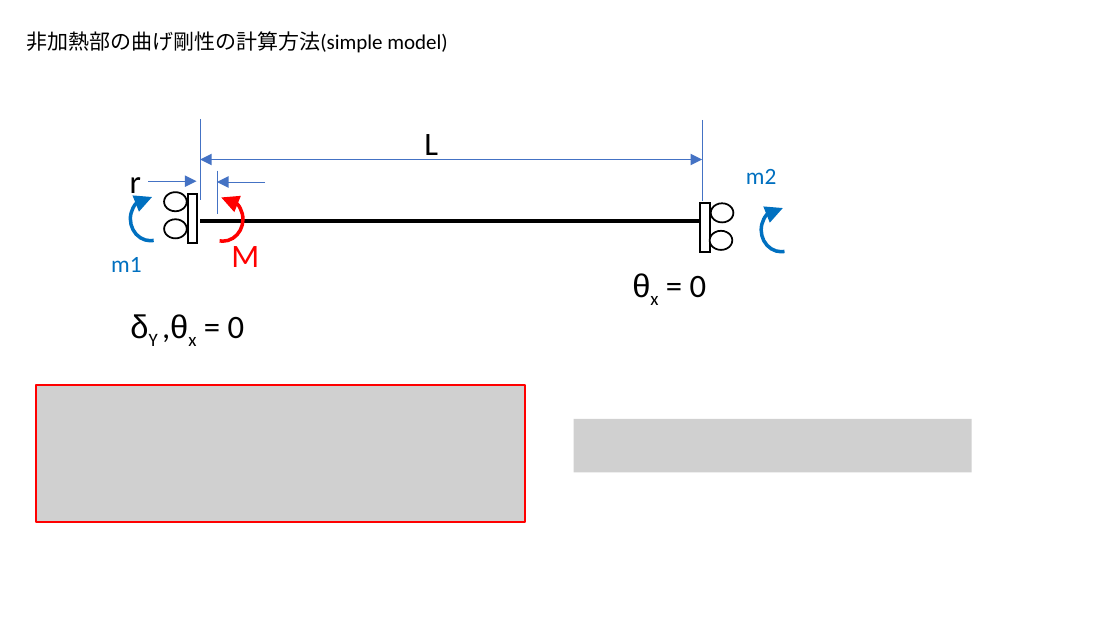
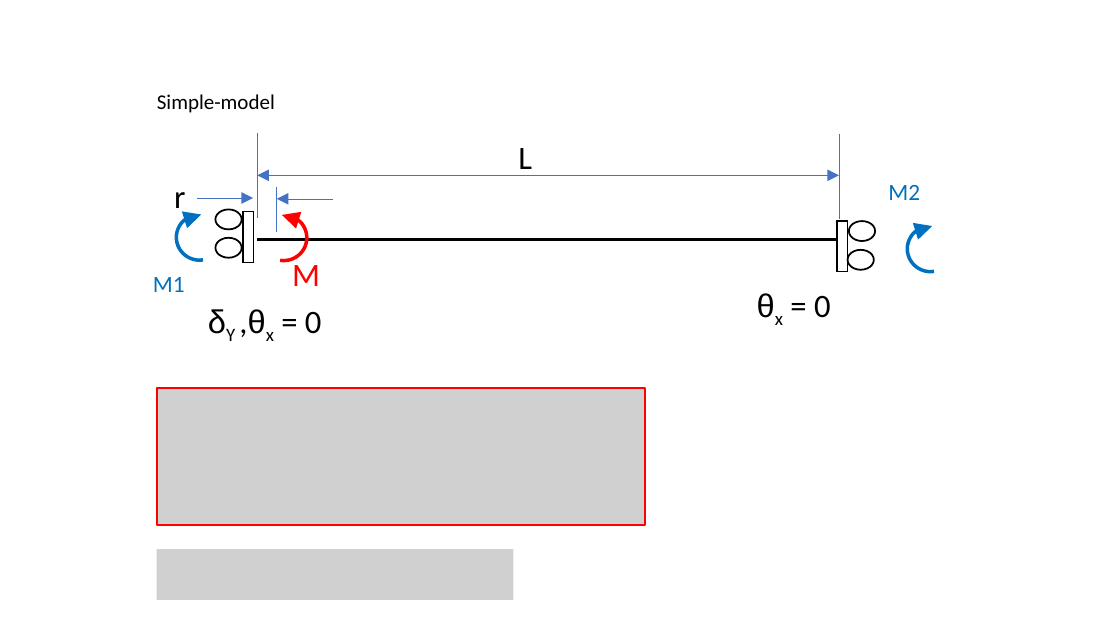
Before and after one commit to yuki0083/research, a slide deck: slide 10 of 剛性計算方法.pptx (slide 1 before the commit). Drawn at 1120x630 pixels with LibreOffice and Linux fonts; fonts in the diff are those of the drawing; grey boxes stand for pictures. Boxes give left, top, right and bottom in pixels: in the first picture for what was removed or moved away, otherwise in the second. Text is boxed around its words. In the diff, an @@ line names an element or a change of style, - is before the commit and + after.

```diff
--- a/剛性計算方法.pptx
+++ b/剛性計算方法.pptx
@@ text removed at (26, 31, 447, 53) @@
-非加熱部の曲げ剛性の計算方法(simple model)
@@ text added at (157, 94, 275, 113), 18 pt, text #000000 @@
+Simple-model
@@ line moved from (200, 119) - (200, 200) to (257, 133) - (257, 218) @@
@@ text "L": place and size @@
-text "L" at (424, 134, 438, 160)
+text "L" at (518, 148, 532, 176)
@@ line moved from (702, 120) - (702, 201) to (839, 134) - (839, 218) @@
@@ text "r": place and size @@
-text "r" at (130, 177, 141, 201)
+text "r" at (174, 192, 185, 217)
@@ double arrow moved from (200, 160) - (702, 160) to (257, 176) - (839, 176) @@
@@ arrow moved from (266, 182) - (217, 182) to (197, 198) - (253, 198) @@
@@ ellipse: place and size @@
-ellipse at (164, 219, 187, 239)
+ellipse at (215, 209, 241, 229)
@@ line moved from (217, 171) - (217, 213) to (276, 187) - (276, 232) @@
@@ arrow moved from (148, 181) - (197, 181) to (333, 199) - (276, 199) @@
@@ text at (888, 185, 920, 200): text changed @@
-m2
+M2
@@ arc (boxed as its full ellipse): place and size @@
-arc (boxed as its full ellipse) at (130, 197, 171, 241)
+arc (boxed as its full ellipse) at (176, 214, 223, 260)
@@ ellipse: place and size @@
-ellipse at (164, 192, 187, 212)
+ellipse at (216, 238, 242, 258)
@@ rectangle: place and size @@
-rectangle at (187, 194, 197, 243)
+rectangle at (243, 212, 254, 263)
@@ line moved from (200, 221) - (702, 221) to (257, 239) - (839, 239) @@
@@ arc (boxed as its full ellipse): place and size @@
-arc (boxed as its full ellipse) at (203, 197, 244, 241)
+arc (boxed as its full ellipse) at (260, 215, 307, 260)
@@ rectangle: place and size @@
-rectangle at (701, 203, 710, 252)
+rectangle at (837, 221, 848, 272)
@@ ellipse: place and size @@
-ellipse at (710, 231, 733, 250)
+ellipse at (849, 221, 875, 241)
@@ arc (boxed as its full ellipse): place and size @@
-arc (boxed as its full ellipse) at (761, 208, 802, 252)
+arc (boxed as its full ellipse) at (907, 226, 954, 271)
@@ text "M" rewrapped from (231, 246, 259, 267) to (292, 260, 320, 286) @@
@@ ellipse: place and size @@
-ellipse at (711, 203, 734, 223)
+ellipse at (848, 250, 874, 270)
@@ text at (153, 277, 185, 292): text changed @@
-m1
+M1
@@ text "δY ,θx = 0": place and size @@
-text "δY ,θx = 0" at (228, 316, 245, 339)
+text "δY ,θx = 0" at (305, 312, 322, 334)
@@ text "θx = 0": place and size @@
-text "θx = 0" at (690, 275, 707, 298)
+text "θx = 0" at (814, 295, 831, 318)
@@ picture: place and size @@
-picture at (36, 385, 525, 523)
+picture at (157, 388, 645, 526)
@@ picture removed at (574, 419, 972, 473) @@
@@ picture added at (157, 549, 514, 600) @@
```
Also in this commit, not shown: 1 other slide changed, 8 slides added, 1 slide removed, 2 other files.
